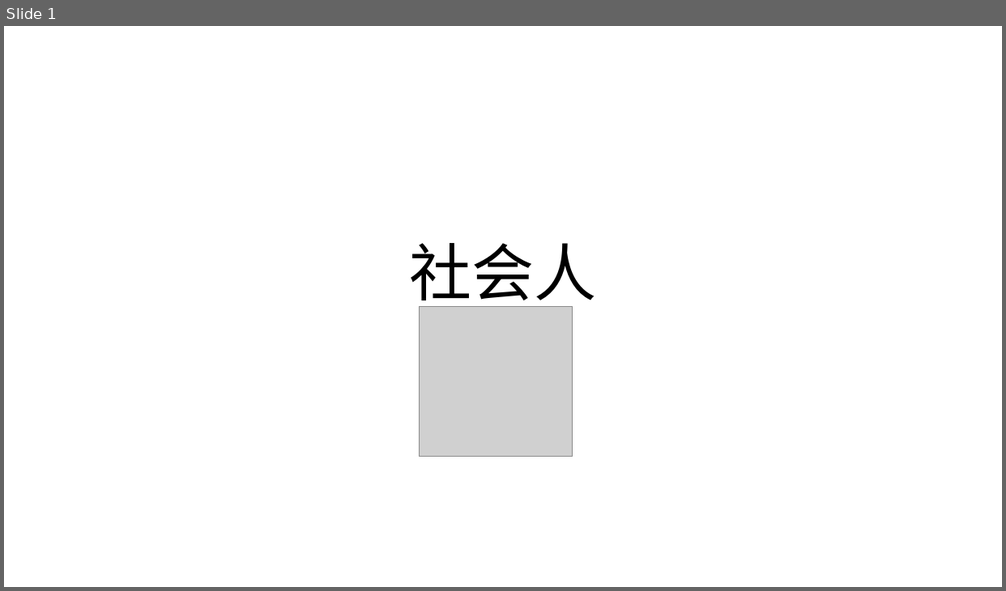
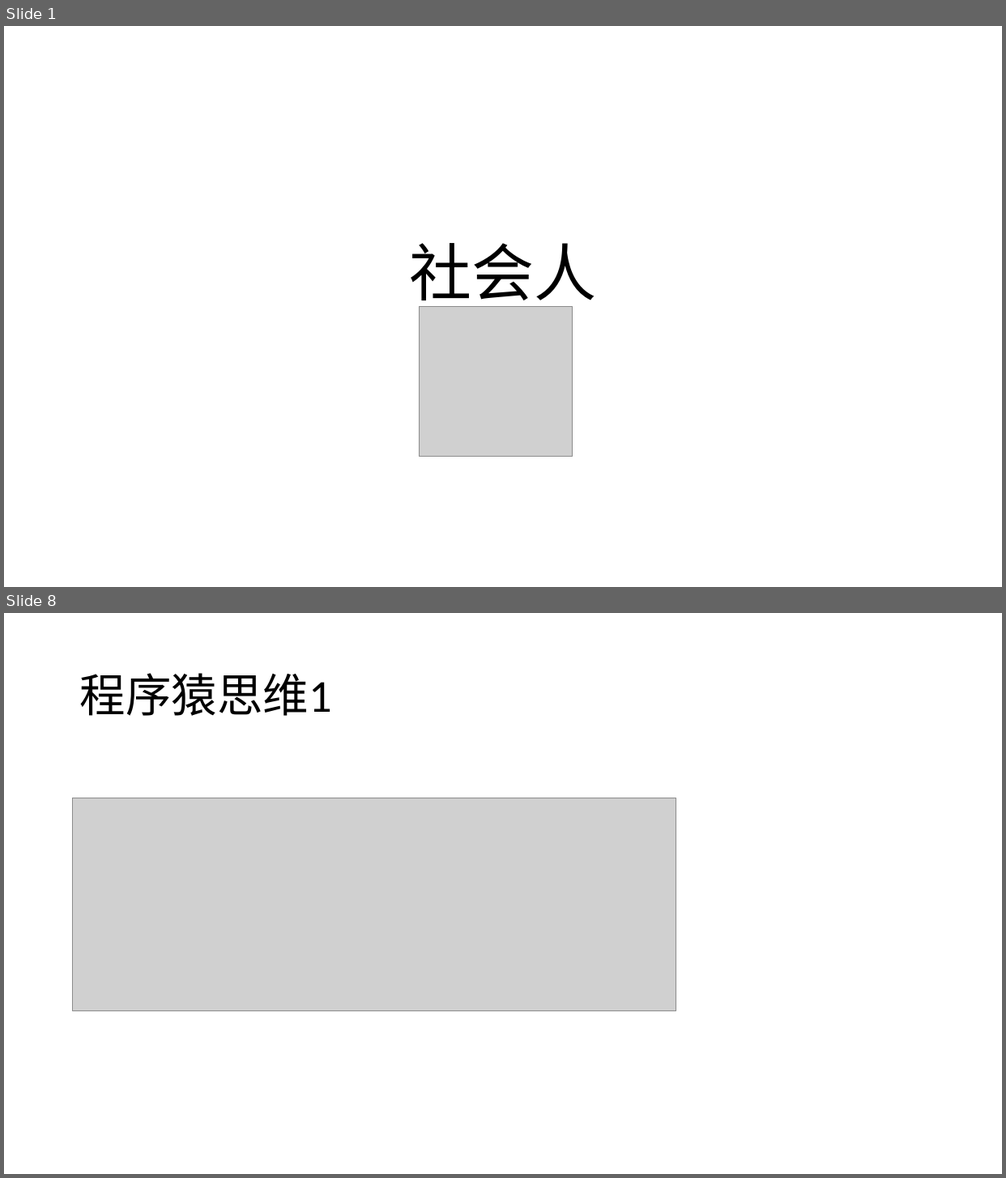
Before and after one commit to Yonahwang/God_with_me, a slide deck: 2018Q2/TGIF/TGIP_June6.pptx. Shown one above the other, each under a label of ours: slide 1 before the commit, slides 1 and 8 after it; the slides between them are not shown. The pictures are 1006x591 and 1006x1178 pixels, drawn with LibreOffice and Linux fonts; fonts in the diff are those of the drawing; grey boxes stand for pictures. Boxes give left, top, right and bottom in pixels: in the first picture for what was removed or moved away, otherwise in the second. Text is boxed around its words. In the diff, an @@ line names an element or a change of style, - is before the commit and + after.

```diff
--- a/2018Q2/TGIF/TGIP_June6.pptx
+++ b/2018Q2/TGIF/TGIP_June6.pptx
@@ slide 8 added at <box>4,613,1002,1174</box>, background #FFFFFF @@
@@ title added at <box>80,673,332,716</box>, 44 pt, text #000000 @@
+程序猿思维1
@@ picture added at <box>73,798,676,1012</box> @@
```
Also in this commit, not shown: 10 other slides added, 1 slide removed, 9 other files.
